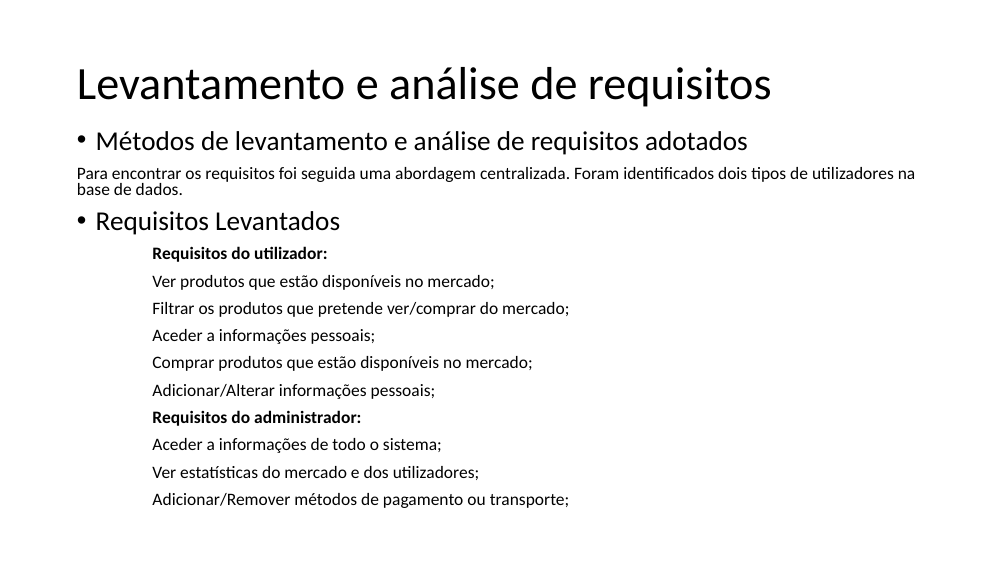
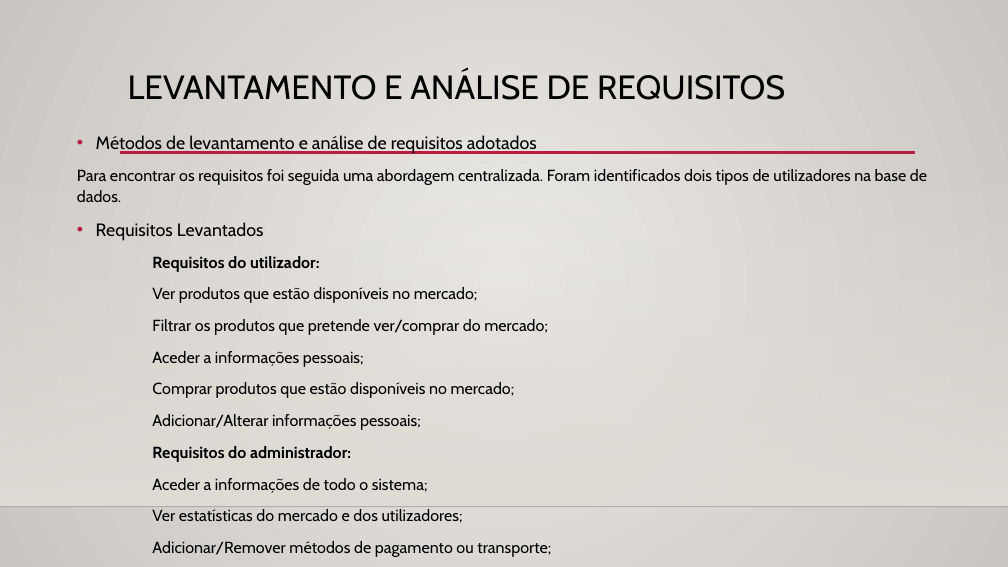
Before and after one commit to PedroCapa/BD, a slide deck: slide 3 of Apresentação BD.pptx. Drawn at 1008x567 pixels with LibreOffice and Linux fonts; fonts in the diff are those of the drawing; background and template pictures are left out. Boxes give left, top, right and bottom in pixels: in the first picture for what was removed or moved away, otherwise in the second. Text is boxed around its words. In the diff, an @@ line names an element or a change of style, - is before the commit and + after.

```diff
--- a/Apresentação BD.pptx
+++ b/Apresentação BD.pptx
@@ background #FFFFFF to gradient #ECEAE7 to #CAC7C1 @@
@@ title "LEVANTAMENTO E ANÁLISE DE REQUISITOS" at [128,71,785,100]: vertical alignment middle to top @@
@@ title at [128,71,785,100]: text changed; size 44 to 32 pt; font Calibri to Cabin @@
-Levantamento e análise de requisitos
+LEVANTAMENTO E ANÁLISE DE REQUISITOS
@@ text "Métodos de levantamento e análise ..." at [77,135,927,557]: size 25.9 to 17 pt in "Métodos de levantamento e análise de requisitos ...", "Requisitos Levantados"; font Calibri to Cabin; size 16.6 to 15.3 pt in "Para encontrar os requisitos foi seguida uma ...", "Requisitos do utilizador:", "Ver produtos que estão disponíveis no mercado;", "Filtrar os produtos que pretende ver/comprar do ..." and 7 more places; line spacing 0.8 to 1.1 @@
@@ rectangle added at [0,167,1008,507], fill gradient #DFDBD5 @@
@@ line added from (120, 153) to (915, 153), #B71E42 2.5 pt @@
@@ line added from (0, 507) to (1008, 507), #000001 1 pt @@
```
Also in this commit, not shown: 6 other slides changed, 1 slide added, 1 slide removed, 4 other files.
